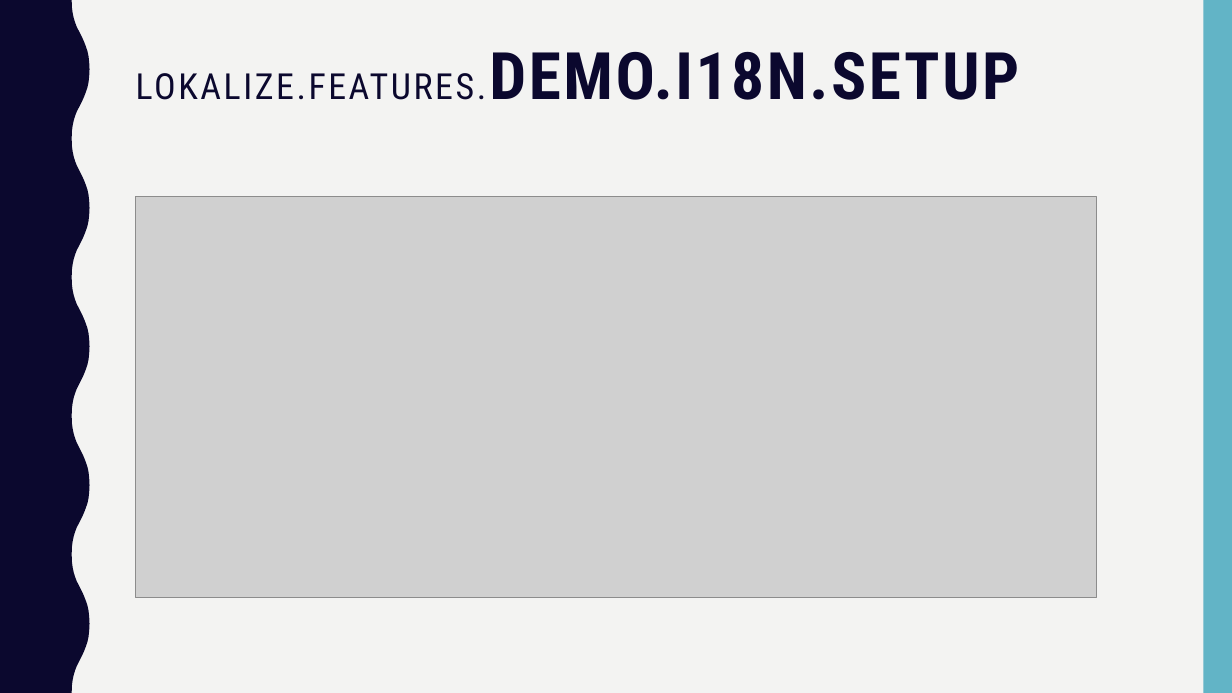
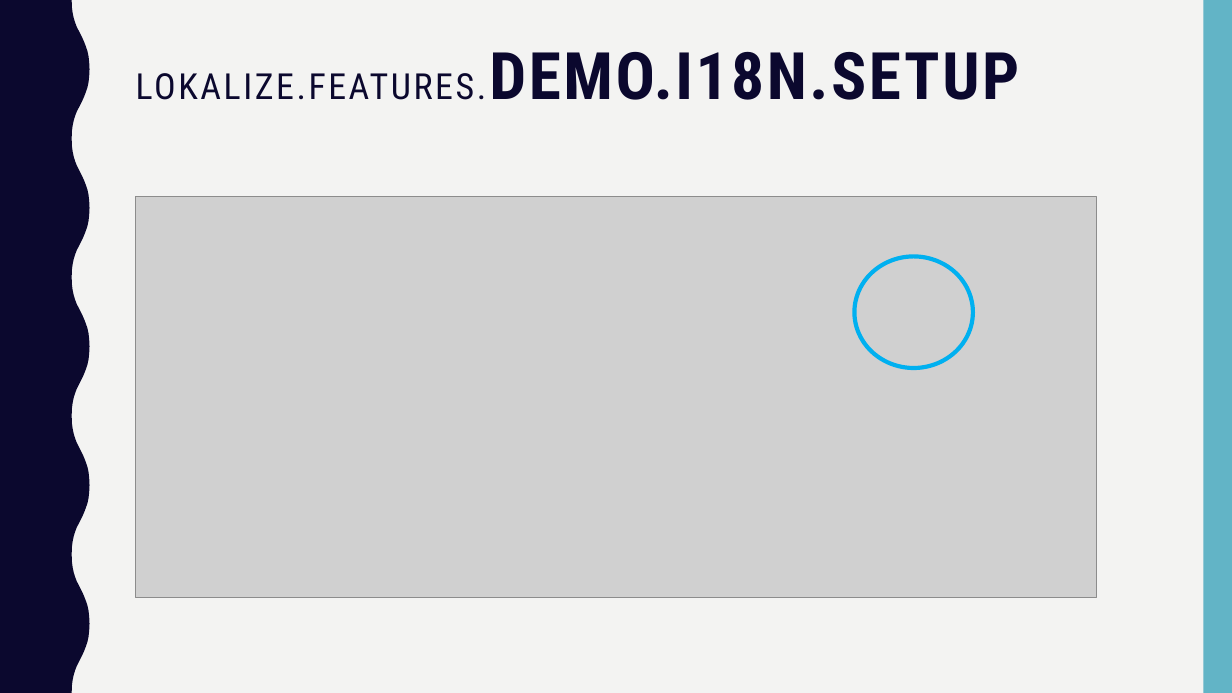
Before and after one commit to matteopelucco/lokalise, a slide deck: slide 12 of presentation/lokalise.pptx. Drawn at 1232x693 pixels with LibreOffice and Linux fonts; fonts in the diff are those of the drawing; grey boxes stand for pictures; background and template pictures are left out. Boxes give left, top, right and bottom in pixels: in the first picture for what was removed or moved away, otherwise in the second. Text is boxed around its words. In the diff, an @@ line names an element or a change of style, - is before the commit and + after.

Commit message:
demo preparation

```diff
--- a/presentation/lokalise.pptx
+++ b/presentation/lokalise.pptx
@@ ellipse added at box(855, 257, 973, 369), outline #00B0F0 3.25 pt @@
```
Also in this commit, not shown: 10 other slides changed, 14 other files.
